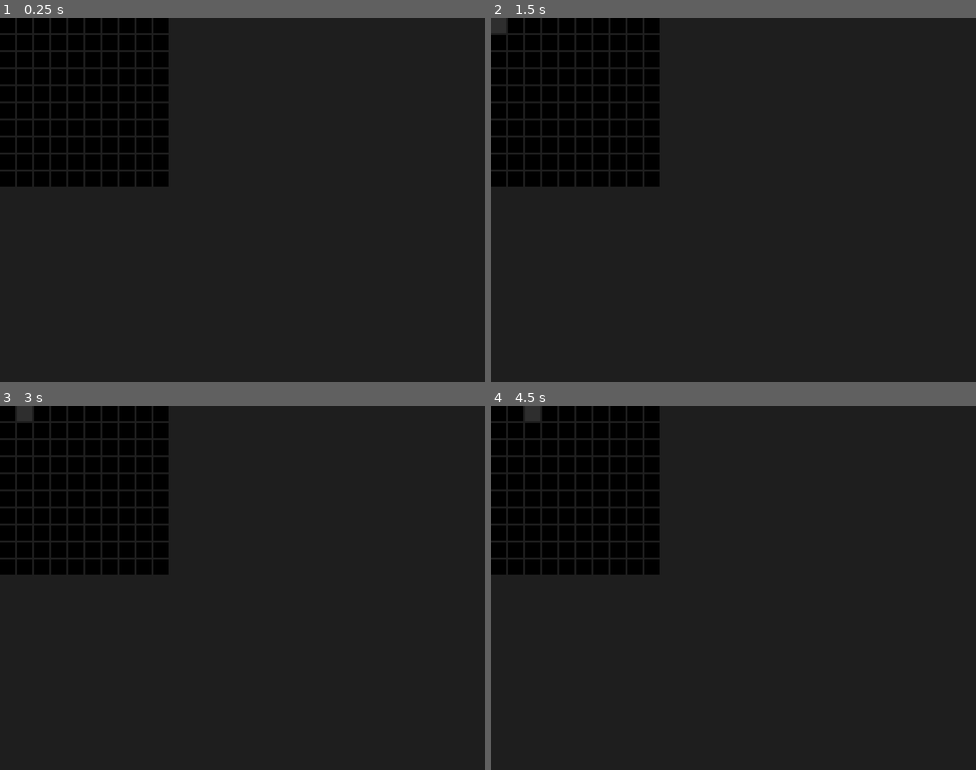
Above: before the commit, frames 1-4 (two rows, left to right).
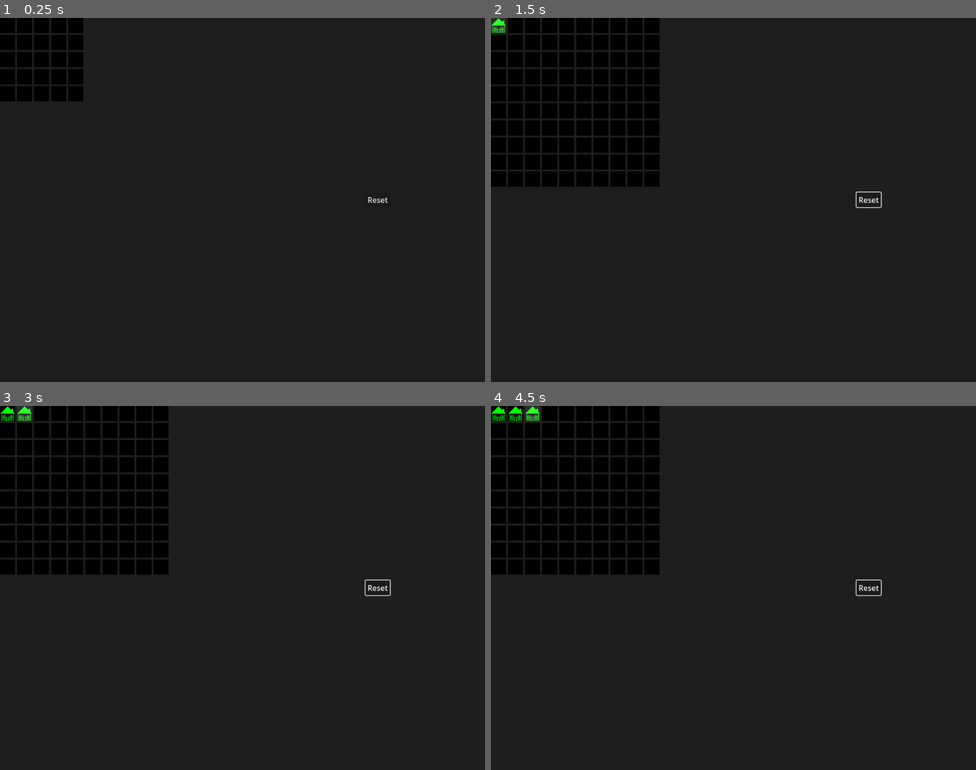
Above: after the commit, the same moments.

Repository: pdriggett/SecretPVP
Game: Godot game, scene res://scenes/main.tscn
Same seed, same stepped clock (60 frames per second), same inputs: the game is played once before the commit and once after it.
Inputs (mouse positions are in pixels of both pictures, inside the frame that each line leads up to):
- Up to frame 1 (0.25 s): no input
- Up to frame 2 (1.5 s): click (869, 200) at 0.5 s, where only the run after the commit has a clickable "Reset"; move the mouse to (500, 25) at 1.27 s; click (500, 25) at 1.42 s
- Up to frame 3 (3 s): click (9, 413) at 2.17 s; move the mouse to (24, 413) at 2.77 s; click (24, 413) at 2.92 s
- Up to frame 4 (4.5 s): click (515, 413) at 3.67 s; move the mouse to (534, 413) at 4.27 s; click (534, 413) at 4.42 s

The runs differ from the first frame. In frame 1, 9.6% of the frame differs, in the area x 0-80%, y 0-51%; in frame 2, 0.2%; in frame 3, 0.2%; in frame 4, 0.3%.

Commit message:
First interaction and reset of board
You can now click on the board to change a cell to the Base state (like placing your base that will be targeted later). Then you can press the reset button to reset the board to clear it. Just to show the change happening, the board is initialized as 5x5 but when you press reset it changes it to 10x10, where it will stay for now every time you reset it.

Diff:
--- a/scenes/board.tscn
+++ b/scenes/board.tscn
@@ -3,12 +3,12 @@
 [ext_resource type="Script" path="res://scripts/board.gd" id="1_84fia"]
 
 [node name="Board" type="Control" node_paths=PackedStringArray("grid")]
-custom_minimum_size = Vector2(1024, 1024)
+custom_minimum_size = Vector2(768, 768)
 layout_mode = 3
 anchors_preset = 15
 anchor_right = 1.0
 anchor_bottom = 1.0
-offset_bottom = 256.0
+offset_right = -256.0
 grow_horizontal = 2
 grow_vertical = 2
 mouse_filter = 1
--- a/scenes/cell.tscn
+++ b/scenes/cell.tscn
@@ -1,12 +1,13 @@
-[gd_scene load_steps=4 format=3 uid="uid://bsprkf01oe802"]
+[gd_scene load_steps=5 format=3 uid="uid://bsprkf01oe802"]
 
 [ext_resource type="Texture2D" uid="uid://btvah04hpmxjk" path="res://assets/images/default.png" id="1_n3cgn"]
 [ext_resource type="Script" path="res://scripts/cell.gd" id="1_o5o8p"]
+[ext_resource type="Texture2D" uid="uid://27pclnl2g5gd" path="res://assets/images/base.png" id="3_3vtxp"]
 
 [sub_resource type="RectangleShape2D" id="RectangleShape2D_t2f2n"]
 size = Vector2(32, 32)
 
-[node name="Cell" type="Control" node_paths=PackedStringArray("over")]
+[node name="Cell" type="Control" node_paths=PackedStringArray("over", "base")]
 custom_minimum_size = Vector2(32, 32)
 layout_mode = 3
 anchors_preset = 15
@@ -17,6 +18,7 @@
 mouse_filter = 1
 script = ExtResource("1_o5o8p")
 over = NodePath("over")
+base = NodePath("base")
 
 [node name="default" type="TextureRect" parent="."]
 custom_minimum_size = Vector2(32, 32)
@@ -24,6 +26,14 @@
 offset_right = 32.0
 offset_bottom = 32.0
 texture = ExtResource("1_n3cgn")
+stretch_mode = 2
+
+[node name="base" type="TextureRect" parent="."]
+custom_minimum_size = Vector2(32, 32)
+layout_mode = 0
+offset_right = 32.0
+offset_bottom = 32.0
+texture = ExtResource("3_3vtxp")
 stretch_mode = 2
 
 [node name="over" type="ColorRect" parent="."]
--- a/scenes/main.tscn
+++ b/scenes/main.tscn
@@ -1,9 +1,21 @@
-[gd_scene load_steps=2 format=3 uid="uid://bydqm2uaypf4h"]
+[gd_scene load_steps=3 format=3 uid="uid://bydqm2uaypf4h"]
 
 [ext_resource type="PackedScene" uid="uid://bcjovrbjytgnt" path="res://scenes/board.tscn" id="1_25fiq"]
+[ext_resource type="Script" path="res://scripts/main.gd" id="1_jnc6k"]
 
 [node name="Main" type="Node2D"]
+script = ExtResource("1_jnc6k")
 
-[node name="Board" parent="." instance=ExtResource("1_25fiq")]
+[node name="HBoxContainer" type="HBoxContainer" parent="."]
 offset_right = 1024.0
-offset_bottom = 1024.0
+offset_bottom = 768.0
+
+[node name="Board" parent="HBoxContainer" instance=ExtResource("1_25fiq")]
+layout_mode = 2
+
+[node name="ResetButton" type="Button" parent="HBoxContainer"]
+layout_mode = 2
+size_flags_vertical = 4
+text = "Reset"
+
+[connection signal="pressed" from="HBoxContainer/ResetButton" to="." method="_on_reset_button_pressed"]
--- a/scripts/board.gd
+++ b/scripts/board.gd
@@ -12,7 +12,7 @@
 
 # Called when the node enters the scene tree for the first time.
 func _ready() -> void:
-	reset(10,10)
+	pass
 
 
 # Called every frame. 'delta' is the elapsed time since the previous frame.
@@ -40,7 +40,11 @@
 	#	else:
 	#		pass
 
+	for cell in grid.get_children():
+		cell.clear()
+
 	grid.columns = columns
 
 func cell_pressed(cell) -> void:
-	print("Cell pressed signal received: " + cell.name)
+	if mode == BOARD_MODE.PLACEMENT:
+		cell.set_base()
--- a/scripts/cell.gd
+++ b/scripts/cell.gd
@@ -1,12 +1,13 @@
 extends Control
 
 @export var over: ColorRect = null
+@export var base: TextureRect = null
 
 signal pressed
 
 # Called when the node enters the scene tree for the first time.
 func _ready() -> void:
-	over.visible = false
+	clear()
 
 
 # Called every frame. 'delta' is the elapsed time since the previous frame.
@@ -26,3 +27,10 @@
 	if event is InputEventMouseButton and event.pressed:
 		if event.button_index == MOUSE_BUTTON_LEFT:
 			pressed.emit()
+
+func set_base() -> void:
+	base.visible = true
+
+func clear() -> void:
+	over.visible = false
+	base.visible = false
--- /dev/null
+++ b/scripts/main.gd
@@ -0,0 +1,17 @@
+extends Node2D
+
+var board = null
+
+# Called when the node enters the scene tree for the first time.
+func _ready() -> void:
+	board = $HBoxContainer/Board
+	board.reset(5,5)
+
+
+# Called every frame. 'delta' is the elapsed time since the previous frame.
+func _process(delta: float) -> void:
+	pass
+
+
+func _on_reset_button_pressed() -> void:
+	board.reset(10,10)
Binary file added: assets/images/base.png
Not shown, added: assets/images/base.png.import
